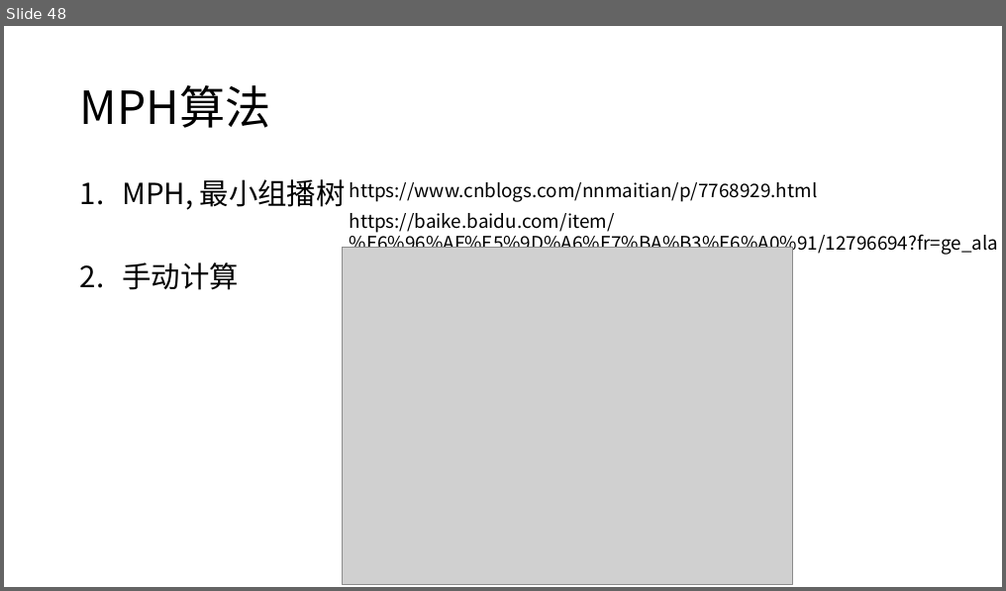
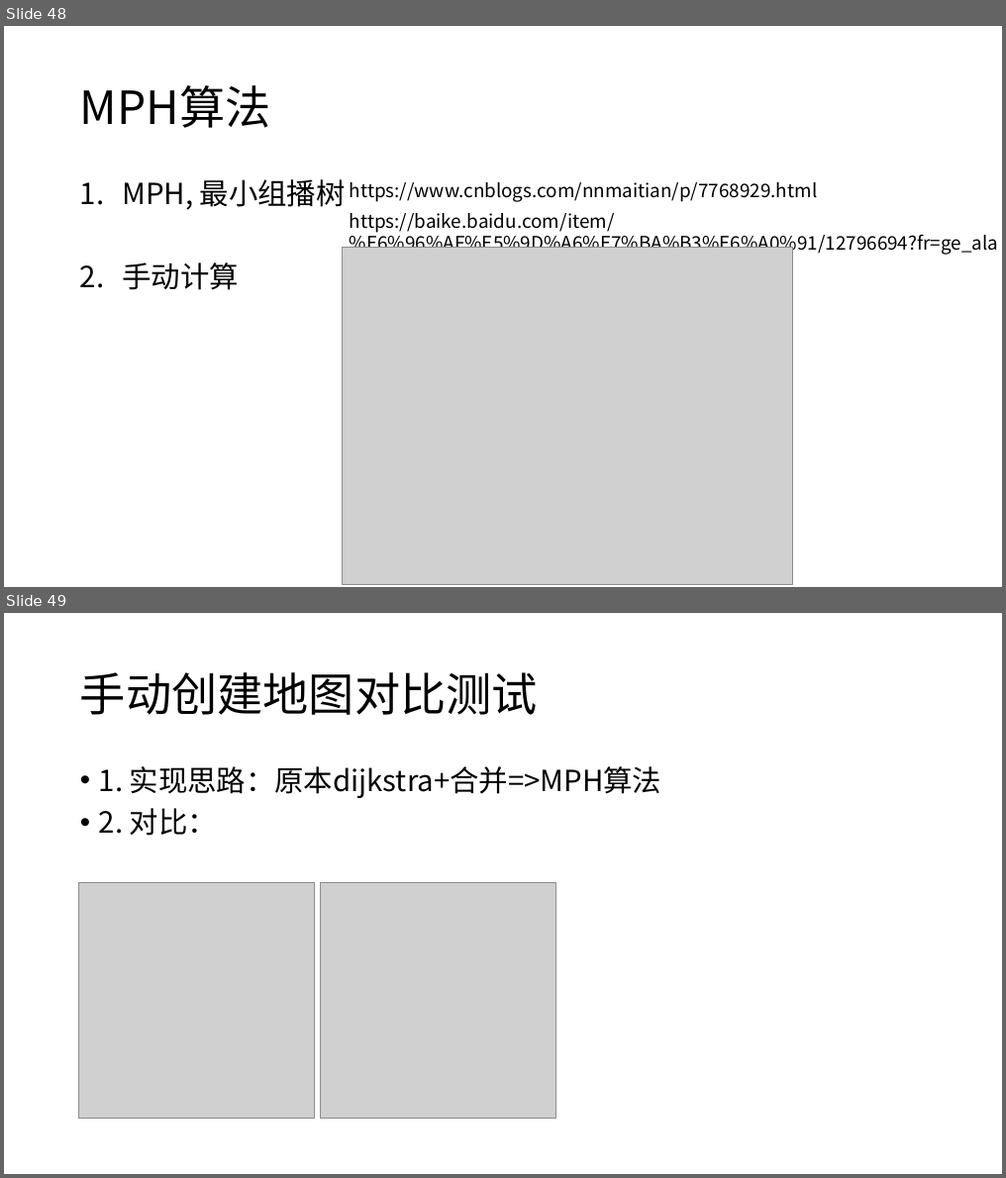
Before and after one commit to HuangDDU/hzy_algorithm, a slide deck: huawei/日志记录.pptx. Shown one above the other, each under a label of ours: slide 48 before the commit, slides 48 and 49 after it. The pictures are 1006x591 and 1006x1178 pixels, drawn with LibreOffice and Linux fonts; fonts in the diff are those of the drawing; grey boxes stand for pictures. Boxes give left, top, right and bottom in pixels: in the first picture for what was removed or moved away, otherwise in the second. Text is boxed around its words. In the diff, an @@ line names an element or a change of style, - is before the commit and + after.

```diff
--- a/huawei/日志记录.pptx
+++ b/huawei/日志记录.pptx
@@ slide 49 added at [4,613,1002,1174], background #FFFFFF @@
@@ title added at [80,672,538,715], 44 pt, text #000000 @@
+手动创建地图对比测试
@@ text added at [99,766,661,836], 28 pt, text #000000 @@
+• 1. 实现思路：原本dijkstra+合并=>MPH算法
+• 2. 对比：
@@ picture added at [79,883,314,1119] @@
@@ picture added at [321,883,555,1119] @@
```
Also in this commit, not shown: 7 other files.
